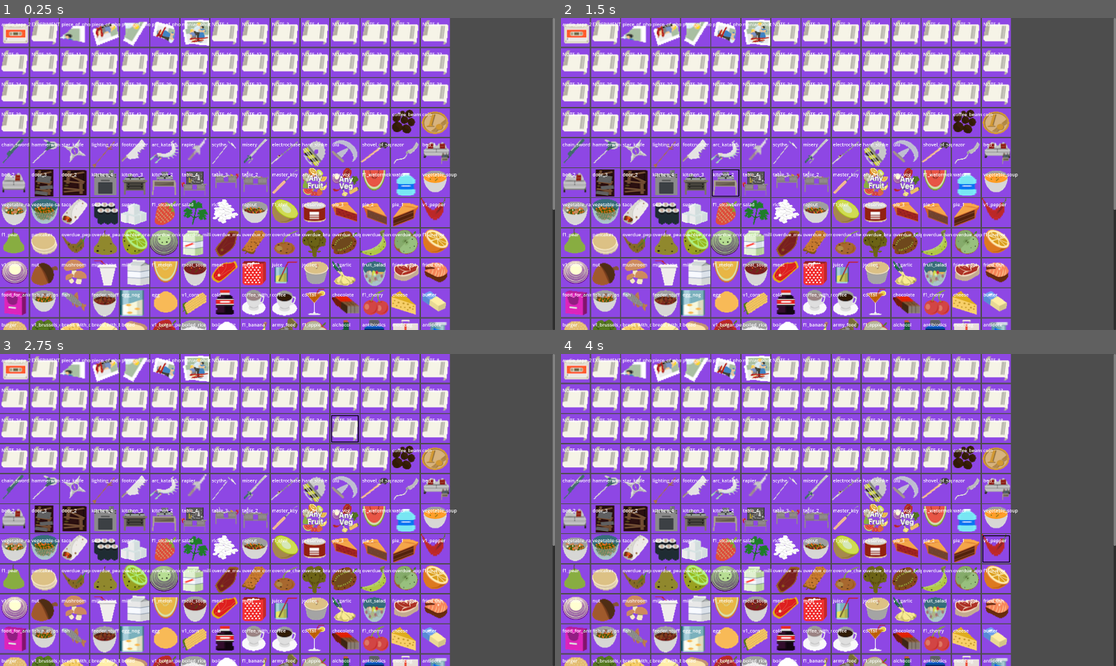
Above: before the commit, frames 1-4 (two rows, left to right).
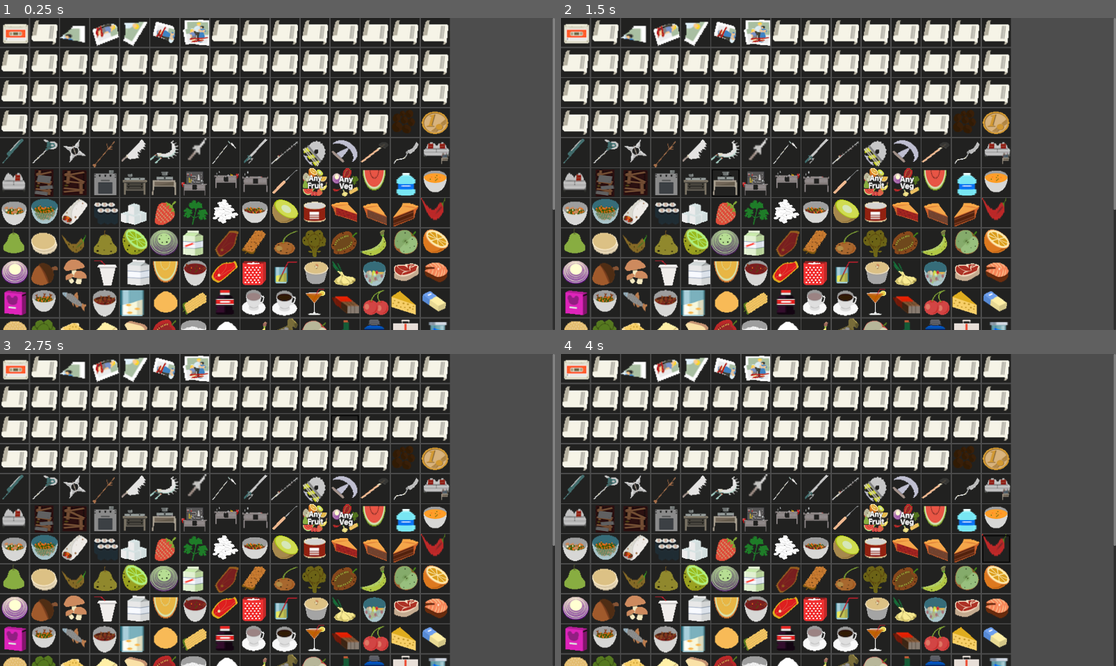
Above: after the commit, the same moments.

Repository: alien10086/sky_hill_godot
Game: Godot game, scene res://tests/tests_scenes/test_all_game_items.tscn
Same seed, same stepped clock (60 frames per second), same inputs: the game is played once before the commit and once after it. The project has no main scene, so this scene is started directly.
Inputs (mouse positions are in pixels of both pictures, inside the frame that each line leads up to):
- Up to frame 1 (0.25 s): no input
- Up to frame 2 (1.5 s): tap Enter at 0.5 s; move the mouse to (960, 158) at 0.52 s; tap Space at 1.25 s; move the mouse to (727, 189) at 1.27 s
- Up to frame 3 (2.75 s): tap Enter at 2 s; move the mouse to (333, 441) at 2.02 s
- Up to frame 4 (4 s): tap Space at 2.75 s; move the mouse to (810, 572) at 2.77 s; tap Enter at 3.5 s; move the mouse to (1005, 556) at 3.52 s

The runs differ from the first frame. In frame 1, 48% of the frame differs, in the area x 0-83%, y 0-100%; in frame 2, 48%; in frame 3, 48%; in frame 4, 48%.

Commit message:
feat(库存系统): 实现基础库存管理功能
添加库存管理核心功能，包括物品添加、移除和显示
创建武器槽位UI及物品拖拽交互逻辑
重构物品UI组件以支持拖拽操作
更新UI资源文件路径及样式

Diff:
--- a/scenes/game_items/base_game_item.gd
+++ b/scenes/game_items/base_game_item.gd
@@ -1,24 +1,41 @@
 extends Control
 class_name  BaseGameItemUI
+signal  item_drag_started
+signal  item_drag_cancel
+signal  item_drag_ended(item_data:ItemData)
+
+var is_being_dragged:bool = false
+
+var _pos: Vector2 = Vector2(50, 50)
+
 @onready var panel: Panel = $Panel
 @onready var texture_rect: TextureRect = $TextureRect
 @onready var texture_rect_2: TextureRect = $TextureRect2
 @onready var label: Label = $Label
 @export var input_item_data: ItemData
+@export var input_text: String
 
 var is_hovered: bool = false
 var item_manager:ItemManager
 
 func _ready() -> void:
 	item_manager = ItemManager.get_instance()
-	var temp_item_data:ItemData = item_manager.get_item_by_identity("coin")
-	texture_rect.texture = temp_item_data.load_icon()
-	label.text = temp_item_data.identity
+	#var temp_item_data:ItemData = item_manager.get_item_by_identity("coin")
+	#texture_rect.texture = temp_item_data.load_icon()
+	#label.text = temp_item_data.identity
+	#if input_text != null:
+		#label.text = input_text
+	init_from_input_item_data()
+
+
 
 func init_from_input_item_data():
 	if input_item_data:
 		texture_rect.texture = input_item_data.load_icon()
 		label.text = input_item_data.identity
+	if input_text != null:
+		label.text = input_text
+
 
 
 func _update_hovered_bottom_border_visibility():
@@ -41,3 +58,46 @@
 	is_hovered = false
 	_update_hovered_bottom_border_visibility()
 	pass # Replace with function body.
+
+
+# 1. 当鼠标在这个控件上按下并移动时触发
+func _get_drag_data(at_position):
+
+	var data = {
+		"origin_node": self,
+		"origin_slot": get_parent(),
+		"item_data": input_item_data
+	}
+
+	#if input_item_data:
+	item_drag_started.emit()
+
+	# 设置拖拽预览（即鼠标下面跟着的那个半透明图标）
+	var preview:BaseGameItemUI = duplicate()
+	preview.modulate.a = 0.5   # 让它半透明
+	var c = Control.new()
+	c.add_child(preview)
+	preview.position = Vector2.ZERO - _pos
+	set_drag_preview(c)
+	return data
+
+# 当系统发生某些事件时，Godot 会自动调用这个函数
+func _notification(what):
+	match what:
+		# 1. 检测到拖拽开始
+		NOTIFICATION_DRAG_BEGIN:
+			# 获取当前视口中正在被拖拽的数据
+			var data = get_viewport().gui_get_drag_data()
+			if data is Dictionary and data.get("origin_node") == self:
+				is_being_dragged = true
+			else:
+				pass
+
+		# 2. 检测到拖拽结束（无论是松开鼠标取消，还是成功放入槽位）
+		NOTIFICATION_DRAG_END:
+			if is_being_dragged:
+				is_being_dragged = false # 重置状态
+				if is_drag_successful():
+					item_drag_ended.emit(input_item_data)
+				else:
+					item_drag_cancel.emit()
--- a/scenes/game_items/base_game_item.tscn
+++ b/scenes/game_items/base_game_item.tscn
@@ -2,10 +2,10 @@
 
 [ext_resource type="Script" uid="uid://cihbuh714hcpt" path="res://scenes/game_items/base_game_item.gd" id="1_wce15"]
 [ext_resource type="Texture2D" uid="uid://b7bobd3adgi3y" path="res://assets/sprites/game_items/backsword.png" id="2_ylfuw"]
-[ext_resource type="Texture2D" uid="uid://bc3eycqer0kqg" path="res://assets/ui_game_items_base_background.png" id="3_w4725"]
+[ext_resource type="Texture2D" uid="uid://bc3eycqer0kqg" path="res://assets/ui/ui_game_items_base_background.png" id="3_w4725"]
 
 [sub_resource type="StyleBoxFlat" id="StyleBoxFlat_si38a"]
-bg_color = Color(0.5548653, 0.27937403, 0.89272857, 1)
+bg_color = Color(0.003921569, 0.007843138, 0, 0.5764706)
 
 [node name="BaseGameItem" type="Control"]
 custom_minimum_size = Vector2(100, 100)
--- /dev/null
+++ b/scenes/inventory/delete_area.gd
@@ -0,0 +1,43 @@
+extends Control
+
+signal item_deleted(item_data:ItemData)
+@onready var texture_rect: TextureRect = $TextureRect
+
+
+
+
+
+
+
+# 2. 检查是否可以放置
+func _can_drop_data(at_position, data)-> bool:
+	# 检查数据里是否有我们定义的 "origin_node"
+	if typeof(data) != TYPE_DICTIONARY or not data.has("origin_node"):
+		return false
+
+	# 获取物品数据
+	var item_data:ItemData = data.get("item_data", null)
+
+	# 如果没有物品数据，不允许放置
+	if not item_data:
+		return false
+
+	return true
+
+ #3. 处理放置逻辑
+func _drop_data(at_position, data):
+	var dragged_item = data["origin_node"]
+	var origin_slot = data["origin_slot"]
+	var dropped_item_data = data.get("item_data", null)
+
+	item_deleted.emit(dropped_item_data)
+
+
+
+func _on_mouse_entered() -> void:
+	texture_rect.self_modulate = Color(1.171, 0.132, 0.379)
+
+
+
+func _on_mouse_exited() -> void:
+	texture_rect.self_modulate = Color("ffffff")
--- /dev/null
+++ b/scenes/inventory/delete_area.tscn
@@ -0,0 +1,22 @@
+[gd_scene load_steps=3 format=3 uid="uid://c2jjnutr6hqxc"]
+
+[ext_resource type="Script" uid="uid://d21tyyol0k71w" path="res://scenes/inventory/delete_area.gd" id="1_gglg4"]
+[ext_resource type="Texture2D" uid="uid://boftldjgsctgl" path="res://assets/ui/ui_backpack_delete.png" id="1_ren5c"]
+
+[node name="Control" type="Control"]
+custom_minimum_size = Vector2(75, 75)
+layout_mode = 3
+anchors_preset = 0
+offset_right = 75.0
+offset_bottom = 75.0
+script = ExtResource("1_gglg4")
+
+[node name="TextureRect" type="TextureRect" parent="."]
+custom_minimum_size = Vector2(50, 50)
+layout_mode = 0
+offset_right = 75.0
+offset_bottom = 78.0
+texture = ExtResource("1_ren5c")
+
+[connection signal="mouse_entered" from="." to="." method="_on_mouse_entered"]
+[connection signal="mouse_exited" from="." to="." method="_on_mouse_exited"]
--- /dev/null
+++ b/scenes/inventory/inventory_area.gd
@@ -0,0 +1,152 @@
+extends Control
+
+const  slot_scene = preload("res://scenes/game_items/base_game_item.tscn")
+
+@onready var delete_area: Control = $DeleteArea
+
+@onready var grid_container: GridContainer = $GridContainer
+@onready var left_weapon_slot: WeaponSlot = $LeftWeaponSlot
+@onready var right_weapon_slot: WeaponSlot = $RightWeaponSlot
+
+
+
+var item_manager: ItemManager
+var inventory_manage: InventoryManage
+# 库存物品UI字典
+var inventory_item_slots: Dictionary = {}
+
+
+
+func _on_inventory_updated():
+	_update_inventory_display()
+
+func _ready() -> void:
+	inventory_manage = InventoryManage.get_instance()
+	item_manager = ItemManager.get_instance()
+	inventory_manage.inventory_updated.connect(_on_inventory_updated)
+
+	delete_area.item_deleted.connect(_on_item_deleted)
+	# 确保ItemManager加载物品数据
+	item_manager.load_items()
+
+	# 初始化武器栏
+	_setup_weapon_slots()
+	# 添加测试武器
+	_add_test_weapons()
+	# 初始显示库存物品
+	_update_inventory_display()
+
+# 添加测试武器
+func _add_test_weapons():
+	# 添加一些测试武器到背包
+	var test_weapons = [
+		"chain_sword",     # ID 61
+		"hammersword",     # ID 62
+		"star_knife",      # ID 63
+		"lighting_rod",    # ID 64
+		"footcrusher",     # ID 65
+		"arc_katarrh",     # ID 66
+		"rapier",          # ID 67
+		"scythe",           # ID 68
+		"pancakes"
+	]
+
+	# 检查库存是否为空，如果为空则添加测试武器
+	if inventory_manage.is_empty():
+		for weapon_id in test_weapons:
+			inventory_manage.add_item(weapon_id, 1)
+			print("已添加测试武器: ", weapon_id)
+
+func _on_item_deleted(item_data:ItemData):
+	inventory_manage.remove_item(item_data.identity, 1)
+
+
+# 处理武器槽的物品放置
+func _on_weapon_slot_item_dropped(
+	old_item_data: ItemData,
+	new_item_data: ItemData
+	):
+	print("old_item_data: ", old_item_data, " new_item_data: ", new_item_data)
+	#print("武器装备: ", old_item_data.display_name, " 到 ", weapon_slot.name)
+
+	if old_item_data:
+		if old_item_data.identity == "hands":
+			pass
+		else:
+			inventory_manage.add_item(old_item_data.identity, 1)
+
+	if new_item_data:
+		# 从库存中移除装备的武器
+		#var inventory_manager = InventoryManager.get_instance()
+		inventory_manage.remove_item(new_item_data.identity, 1)
+
+	# 更新库存显示
+	_update_inventory_display()
+
+
+func _setup_weapon_slots():
+	left_weapon_slot.item_dropped.connect(_on_weapon_slot_item_dropped)
+	right_weapon_slot.item_dropped.connect(_on_weapon_slot_item_dropped)
+	# 初始化武器槽显示
+	_update_weapon_slot(left_weapon_slot, null)
+	_update_weapon_slot(right_weapon_slot, null)
+
+# 更新武器槽显示
+func _update_weapon_slot(slot: WeaponSlot, item_data: ItemData):
+	if item_data:
+		slot.set_item_data(item_data)
+	else:
+		var hands_item_data = item_manager.get_item_by_identity("hands")
+		slot.set_item_data(hands_item_data)
+		#slot.set_item_data(null)
+
+# 清除库存显示
+func _clear_inventory_display():
+	# 清除所有子节点
+	for child in grid_container.get_children():
+		child.queue_free()
+
+	# 清空槽位字典
+	inventory_item_slots.clear()
+
+
+# 更新库存显示
+func _update_inventory_display():
+	# 清除现有的物品槽位
+	_clear_inventory_display()
+
+	# 获取所有库存物品
+	var inventory_items = inventory_manage.get_all_items()
+
+	# 为每个物品创建槽位
+	for item_identity in inventory_items:
+		var inventory_item = inventory_items[item_identity] as InventoryItem
+		_create_inventory_item_slot(inventory_item)
+
+# 创建库存物品槽位
+func _create_inventory_item_slot(inventory_item: InventoryItem):
+	# 获取物品数据
+	var item_data = item_manager.get_item_by_identity(inventory_item.identity)
+
+	if not item_data:
+		print("未找到物品数据: ", inventory_item.identity)
+		return
+
+	# 创建槽位
+	var slot: BaseGameItemUI = slot_scene.instantiate()
+	grid_container.add_child(slot)
+
+	# 设置物品数据和数量
+	slot.input_item_data = item_data
+	slot.input_text = str(inventory_item.quantity)
+
+	slot.init_from_input_item_data()
+
+	slot.item_drag_started.connect(left_weapon_slot._on_item_drag_started)
+	slot.item_drag_started.connect(right_weapon_slot._on_item_drag_started)
+	slot.item_drag_cancel.connect(left_weapon_slot._on_item_drag_cancel)
+	slot.item_drag_cancel.connect(right_weapon_slot._on_item_drag_cancel)
+	slot.item_drag_ended.connect(left_weapon_slot._on_item_drag_succeed)
+	slot.item_drag_ended.connect(right_weapon_slot._on_item_drag_succeed)
+	# 保存槽位引用
+	inventory_item_slots[inventory_item.identity] = slot
--- /dev/null
+++ b/scenes/inventory/inventory_area.tscn
@@ -0,0 +1,74 @@
+[gd_scene load_steps=6 format=3 uid="uid://8j0wfwtjjvh7"]
+
+[ext_resource type="Script" uid="uid://cu8n6ex114b57" path="res://scenes/inventory/inventory_area.gd" id="1_58t31"]
+[ext_resource type="PackedScene" uid="uid://dxchamw7gq7ex" path="res://scenes/inventory/left_weapon_slot.tscn" id="3_r8sxk"]
+[ext_resource type="PackedScene" uid="uid://c2jjnutr6hqxc" path="res://scenes/inventory/delete_area.tscn" id="4_58t31"]
+[ext_resource type="PackedScene" uid="uid://bc71f10ac1l2b" path="res://scenes/inventory/right_weapon_slot.tscn" id="5_1le48"]
+
+[sub_resource type="StyleBoxFlat" id="StyleBoxFlat_rmxej"]
+bg_color = Color(0.37413922, 0.37413928, 0.37413913, 1)
+
+[node name="InventoryArea" type="Control"]
+layout_mode = 3
+anchors_preset = 15
+anchor_right = 1.0
+anchor_bottom = 1.0
+grow_horizontal = 2
+grow_vertical = 2
+script = ExtResource("1_58t31")
+
+[node name="Panel" type="Panel" parent="."]
+custom_minimum_size = Vector2(800, 30)
+layout_mode = 0
+offset_left = 1.0
+offset_top = 79.0
+offset_right = 801.0
+offset_bottom = 109.0
+theme_override_styles/panel = SubResource("StyleBoxFlat_rmxej")
+
+[node name="DeleteArea" parent="." instance=ExtResource("4_58t31")]
+layout_mode = 0
+
+[node name="HBoxContainer" type="HBoxContainer" parent="."]
+layout_mode = 0
+offset_left = 2.0
+offset_top = 82.0
+offset_right = 802.0
+offset_bottom = 106.0
+alignment = 1
+
+[node name="Label" type="Label" parent="HBoxContainer"]
+layout_mode = 2
+text = "背包"
+
+[node name="Panel2" type="Panel" parent="."]
+custom_minimum_size = Vector2(800, 500)
+layout_mode = 0
+offset_left = 2.0
+offset_top = 112.0
+offset_right = 802.0
+offset_bottom = 612.0
+
+[node name="GridContainer" type="GridContainer" parent="."]
+custom_minimum_size = Vector2(800, 300)
+layout_mode = 1
+offset_left = 7.0
+offset_top = 115.0
+offset_right = 807.0
+offset_bottom = 608.0
+theme_override_constants/h_separation = 15
+theme_override_constants/v_separation = 15
+columns = 7
+
+[node name="LeftWeaponSlot" parent="." instance=ExtResource("3_r8sxk")]
+layout_mode = 1
+offset_top = 625.0
+offset_right = -1568.0
+offset_bottom = -333.0
+
+[node name="RightWeaponSlot" parent="." instance=ExtResource("5_1le48")]
+layout_mode = 1
+offset_left = 449.0
+offset_top = 627.0
+offset_right = -1116.0
+offset_bottom = -336.0
--- /dev/null
+++ b/scenes/inventory/left_weapon_slot.gd
@@ -0,0 +1,95 @@
+extends Control
+
+class_name WeaponSlot
+signal item_dropped(old_item:ItemData, new_item:ItemData)
+
+@onready var base_game_item: BaseGameItemUI = $BaseGameItem
+@onready var label: Label = $Label
+@onready var label_2: Label = $Label2
+@onready var rich_text_label: RichTextLabel = $RichTextLabel
+@onready var texture_rect: TextureRect = $TextureRect
+
+
+@export var input_item_data: ItemData
+
+func  _ready() -> void:
+
+	if input_item_data:
+		base_game_item.input_item_data = input_item_data
+		base_game_item.input_text = ""
+
+
+func  show_plus():
+	base_game_item.visible = false
+	label.visible = false
+	label_2.visible = false
+	rich_text_label.visible = false
+	texture_rect.visible = true
+
+func _on_item_drag_started():
+	print("开始拖动物品: ")
+	show_plus()
+
+func show_normal():
+	base_game_item.visible = true
+	label.visible = true
+	label_2.visible = true
+	rich_text_label.visible = true
+	texture_rect.visible = false
+
+func _on_item_drag_succeed(item_data:ItemData):
+	print("拖拽成功", item_data.identity)
+	show_normal()
+
+
+func _on_item_drag_cancel():
+	print("取消拖拽")
+	show_normal()
+
+
+# 2. 检查是否可以放置
+func _can_drop_data(at_position, data)-> bool:
+	# 检查数据里是否有我们定义的 "origin_node"
+	if typeof(data) != TYPE_DICTIONARY or not data.has("origin_node"):
+		return false
+
+	# 获取物品数据
+	var item_data:ItemData = data.get("item_data", null)
+
+	# 如果没有物品数据，不允许放置
+	if not item_data:
+		return false
+
+	# 只允许放置武器类型的物品
+	return item_data.type == ItemData.ItemType.WEAPON
+
+# 3. 处理放置逻辑
+func _drop_data(at_position, data):
+	var dragged_item = data["origin_node"]
+	var origin_slot = data["origin_slot"]
+	var dropped_item_data = data.get("item_data", null)
+
+	item_dropped.emit(input_item_data, dropped_item_data)
+	# 更新武器槽的物品数据
+	set_item_data(dropped_item_data)
+
+# 设置物品数据
+func set_item_data(data: ItemData):
+	input_item_data = data
+	if data:
+		base_game_item.input_item_data = data
+		base_game_item.input_text = ""
+		base_game_item.init_from_input_item_data()
+		# 设置物品图标
+		#texture_rect.texture = data.load_icon()
+		# 显示物品名称
+		label.text =  input_item_data.display_name
+		label_2.text = input_item_data.display_name
+		rich_text_label.text = data.display_name
+	else:
+		# 清空显示
+		label.text = ""
+		label_2.text = ""
+		rich_text_label.text = ""
+
+	show_normal()
--- /dev/null
+++ b/scenes/inventory/left_weapon_slot.tscn
@@ -0,0 +1,75 @@
+[gd_scene load_steps=5 format=3 uid="uid://dxchamw7gq7ex"]
+
+[ext_resource type="PackedScene" uid="uid://0clqwb0ftmqk" path="res://scenes/game_items/base_game_item.tscn" id="1_lh34f"]
+[ext_resource type="Script" uid="uid://4nyewqowpi0w" path="res://scenes/inventory/left_weapon_slot.gd" id="1_xf2v5"]
+[ext_resource type="Texture2D" uid="uid://dpc3rosofusbq" path="res://assets/ui/ui_backpack_plus_icon.png" id="3_evbsh"]
+
+[sub_resource type="StyleBoxFlat" id="StyleBoxFlat_lh34f"]
+bg_color = Color(0.101960786, 0.09803922, 0.08235294, 1)
+
+[node name="LeftWeaponSlot" type="Control"]
+layout_mode = 3
+anchors_preset = 15
+anchor_right = 1.0
+anchor_bottom = 1.0
+grow_horizontal = 2
+grow_vertical = 2
+script = ExtResource("1_xf2v5")
+
+[node name="Panel" type="Panel" parent="."]
+custom_minimum_size = Vector2(350, 120)
+layout_mode = 0
+offset_right = 40.0
+offset_bottom = 40.0
+theme_override_styles/panel = SubResource("StyleBoxFlat_lh34f")
+
+[node name="BaseGameItem" parent="." instance=ExtResource("1_lh34f")]
+layout_mode = 1
+anchors_preset = 0
+anchor_right = 0.0
+anchor_bottom = 0.0
+offset_left = 17.0
+offset_top = 11.0
+offset_right = 117.0
+offset_bottom = 111.0
+grow_horizontal = 1
+grow_vertical = 1
+
+[node name="Label" type="Label" parent="."]
+layout_mode = 0
+offset_left = 139.0
+offset_top = 19.0
+offset_right = 179.0
+offset_bottom = 42.0
+theme_override_font_sizes/font_size = 25
+text = "棒"
+
+[node name="Label2" type="Label" parent="."]
+layout_mode = 0
+offset_left = 136.0
+offset_top = 61.0
+offset_right = 292.0
+offset_bottom = 101.0
+theme_override_font_sizes/font_size = 25
+text = "伤害: 3.2 - 4.2"
+
+[node name="RichTextLabel" type="RichTextLabel" parent="."]
+visible = false
+layout_mode = 0
+offset_left = 15.0
+offset_top = 82.0
+offset_right = 83.0
+offset_bottom = 109.0
+bbcode_enabled = true
+text = "[color=black][bgcolor=#55bb33] +1.2 [/bgcolor][/color]"
+
+[node name="TextureRect" type="TextureRect" parent="."]
+visible = false
+self_modulate = Color(1.3316722, 2.126257, 0.8857317, 1)
+custom_minimum_size = Vector2(100, 100)
+layout_mode = 0
+offset_left = 17.0
+offset_top = 9.0
+offset_right = 117.0
+offset_bottom = 109.0
+texture = ExtResource("3_evbsh")
--- /dev/null
+++ b/scenes/inventory/right_weapon_slot.tscn
@@ -0,0 +1,74 @@
+[gd_scene load_steps=5 format=3 uid="uid://bc71f10ac1l2b"]
+
+[ext_resource type="Script" uid="uid://4nyewqowpi0w" path="res://scenes/inventory/left_weapon_slot.gd" id="1_bsaa0"]
+[ext_resource type="PackedScene" uid="uid://0clqwb0ftmqk" path="res://scenes/game_items/base_game_item.tscn" id="2_14c0p"]
+[ext_resource type="Texture2D" uid="uid://dpc3rosofusbq" path="res://assets/ui/ui_backpack_plus_icon.png" id="3_6rimq"]
+
+[sub_resource type="StyleBoxFlat" id="StyleBoxFlat_lh34f"]
+bg_color = Color(0.101960786, 0.09803922, 0.08235294, 1)
+
+[node name="LeftWeaponSlot" type="Control"]
+layout_mode = 3
+anchors_preset = 15
+anchor_right = 1.0
+anchor_bottom = 1.0
+grow_horizontal = 2
+grow_vertical = 2
+script = ExtResource("1_bsaa0")
+
+[node name="Panel" type="Panel" parent="."]
+custom_minimum_size = Vector2(350, 120)
+layout_mode = 0
+offset_right = 40.0
+offset_bottom = 40.0
+theme_override_styles/panel = SubResource("StyleBoxFlat_lh34f")
+
+[node name="BaseGameItem" parent="." instance=ExtResource("2_14c0p")]
+layout_mode = 1
+anchors_preset = 0
+anchor_right = 0.0
+anchor_bottom = 0.0
+offset_left = 234.0
+offset_top = 12.0
+offset_right = 334.0
+offset_bottom = 112.0
+grow_horizontal = 1
+grow_vertical = 1
+
+[node name="Label" type="Label" parent="."]
+layout_mode = 0
+offset_left = 23.0
+offset_top = 21.0
+offset_right = 63.0
+offset_bottom = 57.0
+theme_override_font_sizes/font_size = 25
+text = "棒"
+
+[node name="Label2" type="Label" parent="."]
+layout_mode = 0
+offset_left = 25.0
+offset_top = 65.0
+offset_right = 181.0
+offset_bottom = 105.0
+theme_override_font_sizes/font_size = 25
+text = "伤害: 3.2 - 4.2"
+
+[node name="RichTextLabel" type="RichTextLabel" parent="."]
+layout_mode = 0
+offset_left = 239.0
+offset_top = 81.0
+offset_right = 307.0
+offset_bottom = 108.0
+bbcode_enabled = true
+text = "[color=black][bgcolor=#55bb33] +1.2 [/bgcolor][/color]"
+
+[node name="TextureRect" type="TextureRect" parent="."]
+visible = false
+self_modulate = Color(1.3316722, 2.126257, 0.8857317, 1)
+custom_minimum_size = Vector2(100, 100)
+layout_mode = 0
+offset_left = 238.0
+offset_top = 13.0
+offset_right = 338.0
+offset_bottom = 113.0
+texture = ExtResource("3_6rimq")
--- /dev/null
+++ b/src/inventory/inventory_item.gd
@@ -0,0 +1,32 @@
+extends Resource
+
+class_name InventoryItem
+
+# 物品唯一标识符
+var identity: String
+# 物品数量
+var quantity: int
+
+# 构造函数
+func _init(item_identity: String = "", item_quantity: int = 1):
+	identity = item_identity
+	quantity = item_quantity
+
+# 设置物品数量
+func set_quantity(new_quantity: int) -> void:
+	quantity = max(0, new_quantity)
+
+# 增加物品数量
+func add_quantity(amount: int) -> void:
+	quantity += amount
+
+# 减少物品数量
+func remove_quantity(amount: int) -> bool:
+	if quantity >= amount:
+		quantity -= amount
+		return true
+	return false
+
+# 检查是否有足够的数量
+func has_quantity(amount: int) -> bool:
+	return quantity >= amount
--- /dev/null
+++ b/src/inventory/inventory_manage.gd
@@ -0,0 +1,103 @@
+extends Node
+
+class_name InventoryManage
+
+# 单例实例
+static var _instance: InventoryManage
+
+# 库存物品字典，键为物品identity，值为InventoryItem对象
+var inventory_items: Dictionary = {}
+
+# 库存容量限制
+var max_slots: int = 999  # 最大槽位数
+var max_stack_size: int = 999  # 每个槽位最大堆叠数
+
+# 信号
+signal inventory_updated
+signal inventory_item_added(item_identity: String, quantity: int)
+signal inventory_item_removed(item_identity: String, quantity: int)
+
+# 获取单例实例
+static func get_instance() -> InventoryManage:
+	if _instance == null:
+		_instance = InventoryManage.new()
+	return _instance
+
+# 构造函数
+func _init():
+	if _instance == null:
+		_instance = self
+	else:
+		queue_free()
+
+# 添加物品到库存
+func add_item(item_identity: String, quantity: int = 1) -> bool:
+	if quantity <= 0:
+		return false
+
+	# 检查库存是否已满
+	if inventory_items.size() >= max_slots and not inventory_items.has(item_identity):
+		print("库存已满，无法添加物品: ", item_identity)
+		return false
+
+	# 如果物品已存在，增加数量
+	if inventory_items.has(item_identity):
+		var inventory_item = inventory_items[item_identity] as InventoryItem
+		var new_quantity = inventory_item.quantity + quantity
+
+		# 检查是否超过堆叠上限
+		if new_quantity > max_stack_size:
+			print("物品数量超过堆叠上限: ", item_identity)
+			return false
+
+		inventory_item.set_quantity(new_quantity)
+	else:
+		# 创建新的库存物品
+		var inventory_item = InventoryItem.new(item_identity, quantity)
+		inventory_items[item_identity] = inventory_item
+
+	inventory_item_added.emit(item_identity, quantity)
+	inventory_updated.emit()
+	return true
+
+
+
+# 从库存中移除物品
+func remove_item(item_identity: String, quantity: int = 1) -> bool:
+	if quantity <= 0:
+		return false
+
+	if not inventory_items.has(item_identity):
+		print("库存中没有物品: ", item_identity)
+		return false
+
+	var inventory_item = inventory_items[item_identity] as InventoryItem
+
+	if not inventory_item.has_quantity(quantity):
+		print("物品数量不足: ", item_identity)
+		return false
+
+	# 如果移除后数量为0，从字典中删除
+	if inventory_item.quantity == quantity:
+		inventory_items.erase(item_identity)
+	else:
+		inventory_item.remove_quantity(quantity)
+
+	inventory_item_removed.emit(item_identity, quantity)
+
+	inventory_updated.emit()
+	return true
+
+# 获取物品对象
+func get_item(item_identity: String) -> InventoryItem:
+	if inventory_items.has(item_identity):
+		return inventory_items[item_identity] as InventoryItem
+	return null
+
+# 获取所有库存物品
+func get_all_items() -> Dictionary:
+	return inventory_items
+
+# 检查库存是否为空
+func is_empty() -> bool:
+	return inventory_items.is_empty()
Binary file added: assets/ui/ui_backpack_delete.png
Not shown, added: assets/ui/ui_backpack_delete.png.import
Binary file added: assets/ui/ui_backpack_plus_icon.png
Not shown, changed: assets/ui/ui_backpack_plus_icon.png.import
Renamed: assets/ui_game_items_base_background.png -> assets/ui/ui_game_items_base_background.png
Not shown, added: assets/ui/ui_game_items_base_background.png.import
Not shown, added: scenes/inventory/delete_area.gd.uid
Not shown, added: scenes/inventory/inventory_area.gd.uid
Not shown, added: scenes/inventory/left_weapon_slot.gd.uid
Not shown, added: src/inventory/inventory_item.gd.uid
Not shown, added: src/inventory/inventory_manage.gd.uid
